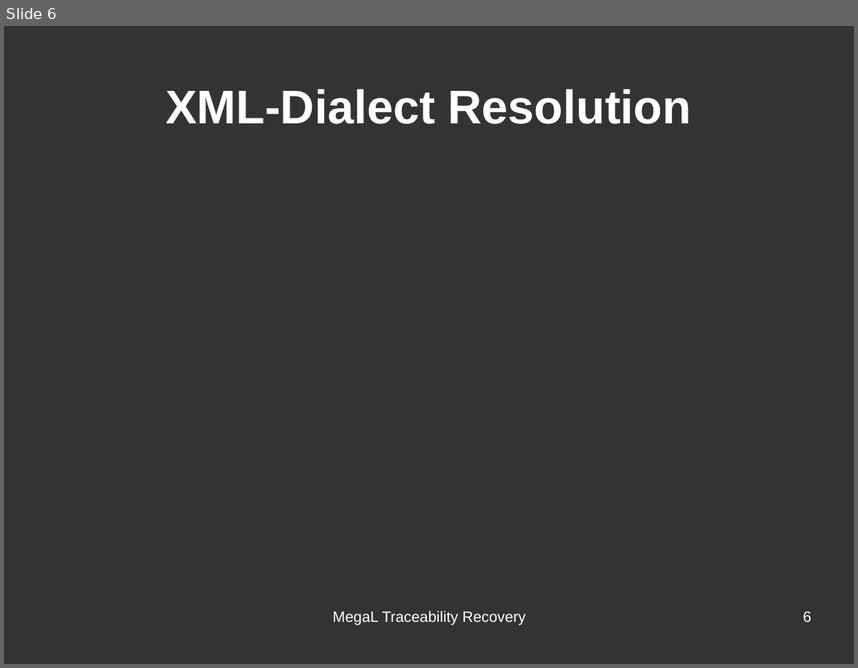
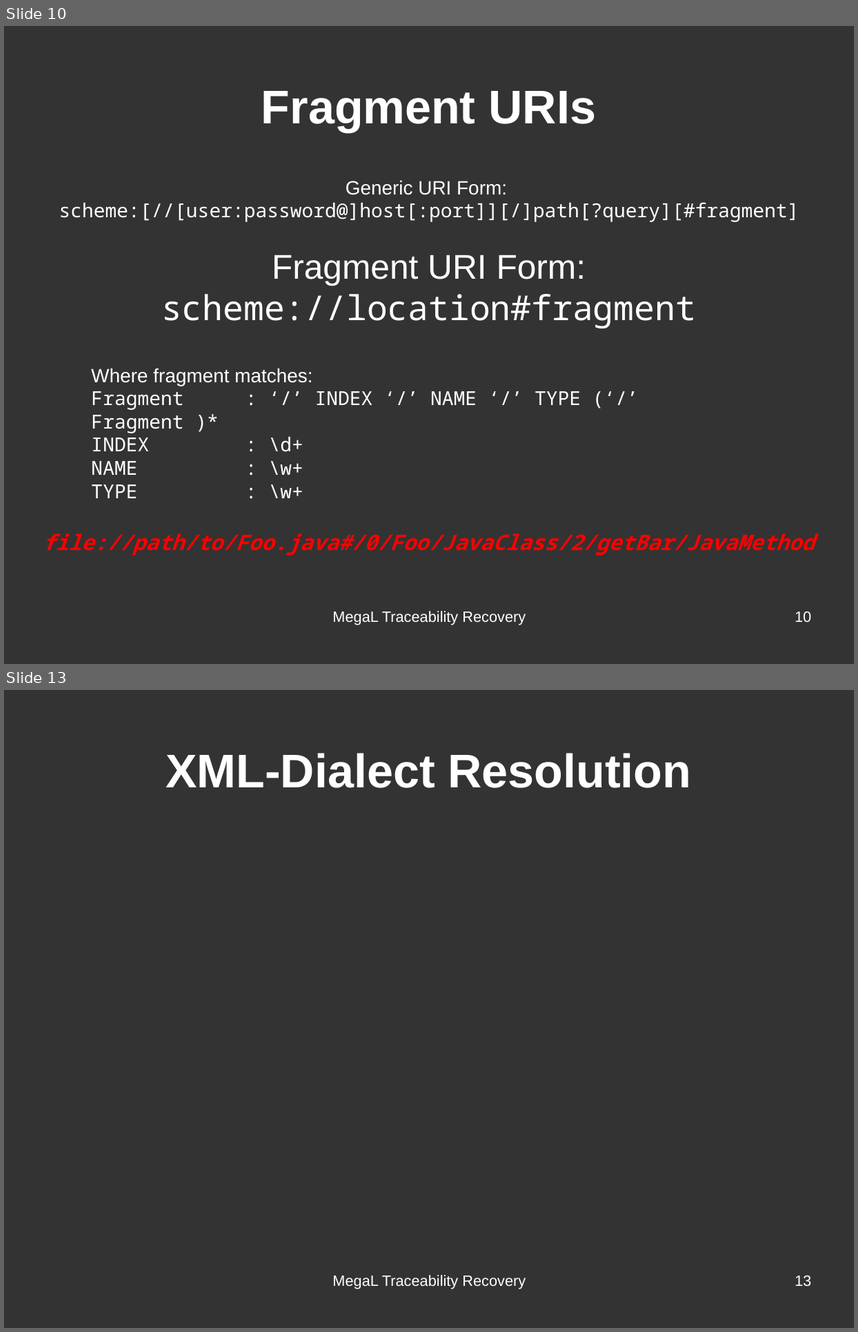
Before and after one commit to hayasam/megal-tr, a slide deck: slides/meeting-2016-06-28/meeting-2016-06-28.odp. Shown one above the other, each under a label of ours: slide 6 before the commit, slides 10 and 13 after it; the slides between them are not shown. The pictures are 858x668 and 858x1332 pixels, drawn with LibreOffice and Linux fonts; fonts in the diff are those of the drawing. Boxes give left, top, right and bottom in pixels: in the first picture for what was removed or moved away, otherwise in the second. Text is boxed around its words. In the diff, an @@ line names an element or a change of style, - is before the commit and + after.

```diff
--- a/slides/meeting-2016-06-28/meeting-2016-06-28.odp
+++ b/slides/meeting-2016-06-28/meeting-2016-06-28.odp
@@ slide 10 added at box(4, 26, 854, 664), background #333333 @@
@@ title added at box(261, 91, 596, 132), 44 pt, text #FFFFFF, bold @@
+Fragment URIs
@@ text added at box(59, 180, 800, 328), 18 pt, text #FFFFFF @@
+Generic URI Form:
+scheme:[//[user:password@]host[:port]][/]path[?query][#fragment]
+Fragment URI Form:
+scheme://location#fragment
@@ text added at box(91, 368, 581, 498), 18 pt, text #FFFFFF @@
+Where fragment matches:
+Fragment : ‘/’ INDEX ‘/’ NAME ‘/’ TYPE (‘/’ Fragment )*
+INDEX : \d+
+NAME : \w+
+TYPE : \w+
@@ text added at box(43, 533, 815, 555), 20 pt, text #FF0000, bold, italic @@
+file://path/to/Foo.java#/0/Foo/JavaClass/2/getBar/JavaMethod
@@ text added at box(332, 610, 526, 625), 14 pt, text #FFFFFF @@
+MegaL Traceability Recovery
@@ page number added at box(795, 611, 811, 621), 14 pt, text #FFFFFF @@
+10
@@ what was slide 6 is now slide 13 @@
@@ page number at box(795, 1275, 811, 1285): text changed @@
-6
+13
```
Also in this commit, not shown: 6 slides changed, 6 other slides added, 12 other files.
